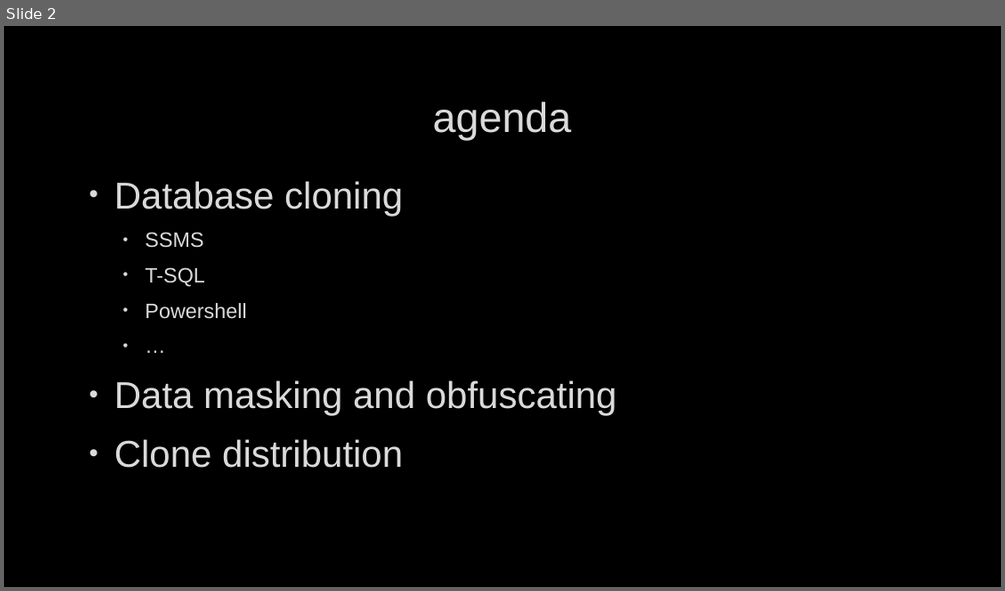
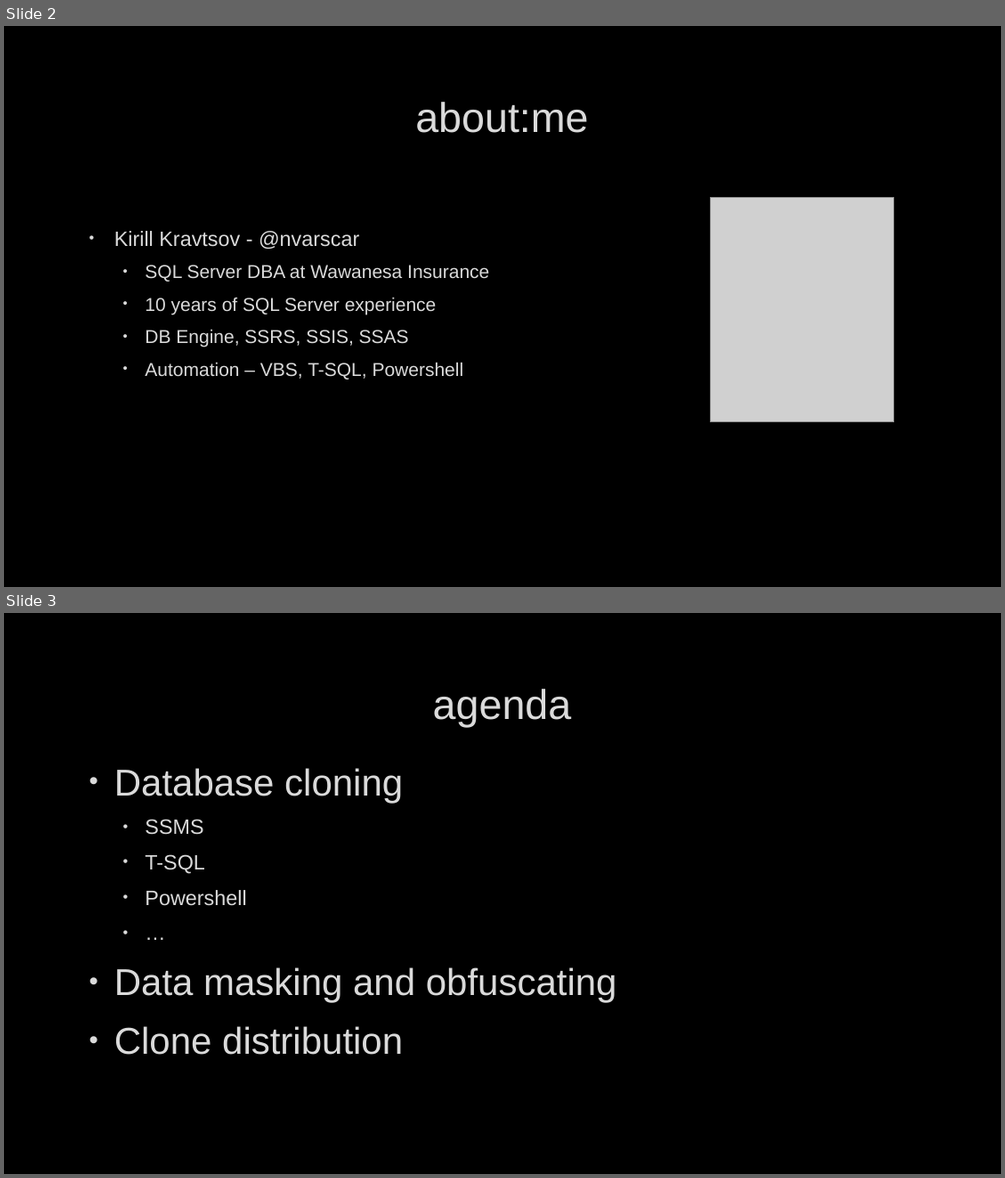
Before and after one commit to dataplat/community-presentations, a slide deck: kirill-kravtsov/Database cloning/database cloning.pptx. Shown one above the other, each under a label of ours: slide 2 before the commit, slides 2 and 3 after it. The pictures are 1005x591 and 1005x1178 pixels, drawn with LibreOffice and Linux fonts; fonts in the diff are those of the drawing; grey boxes stand for pictures; background and template pictures are left out. Boxes give left, top, right and bottom in pixels: in the first picture for what was removed or moved away, otherwise in the second. Text is boxed around its words. In the diff, an @@ line names an element or a change of style, - is before the commit and + after.

```diff
--- a/kirill-kravtsov/Database cloning/database cloning.pptx
+++ b/kirill-kravtsov/Database cloning/database cloning.pptx
@@ slide 2 added at [4,26,1001,587], background picture (left out) @@
@@ title added at [415,102,588,133], 40 pt, text #DADADA @@
+about:me
@@ picture added at [710,198,894,422] @@
@@ text added at [114,231,489,379], 18 pt, text #DADADA @@
+• Kirill Kravtsov - @nvarscar
+  • SQL Server DBA at Wawanesa Insurance
+  • 10 years of SQL Server experience
+  • DB Engine, SSRS, SSIS, SSAS
+  • Automation – VBS, T-SQL, Powershell
@@ what was slide 2 is now slide 3 @@
```
Also in this commit, not shown: 1 slide changed, 1 other file.
